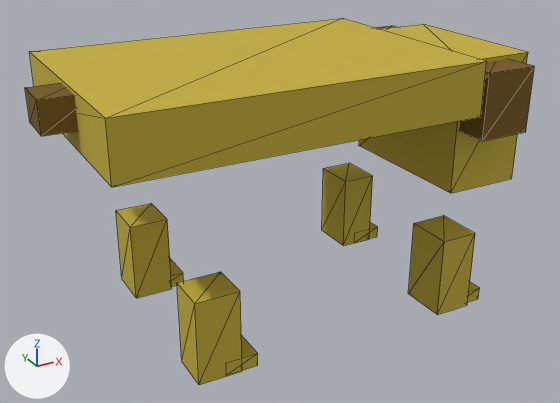
One commit to the FBX model GameTemplate/Game/Assets/modelData/inu/inuu.fbx: the scene before it, then after it.
Rendered twice from a camera (50 mm lens) standing at (-1.99, -3.27, 1.53) and looking at (-0.2, -0.02, -0.09). Arrows for +X, +Y and +Z are at lower left; the lights stay in place. Mesh edges are drawn as thin lines. Where no turn or scale is listed for an object, it has been applied to the vertices.
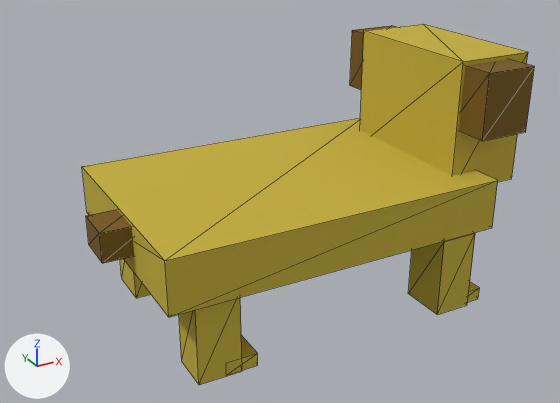
Where the change shows, as pixel boxes [x1, y1, x2, y2] in the pictures (560 x 403 px):
'Box005', moved: before [29, 18, 487, 187]; after [82, 118, 498, 317]
'Box011', moved: before [25, 83, 78, 136]; after [86, 209, 134, 263]
'Box002', unchanged, covered by the edit: before [116, 203, 172, 298]; after [120, 259, 151, 298]
'Box003', unchanged, covered by the edit: before [322, 163, 373, 246]

The change in detail:
Object 'Box011' (ob_box011) moves from (-1.282, -0.118, 0.525) to (-1.082, -0.081, -0.119).
Object 'Box005' (ob_box005) moves from (-0.357, -0.033, 0.426) to (-0.157, 0.004, -0.218).
